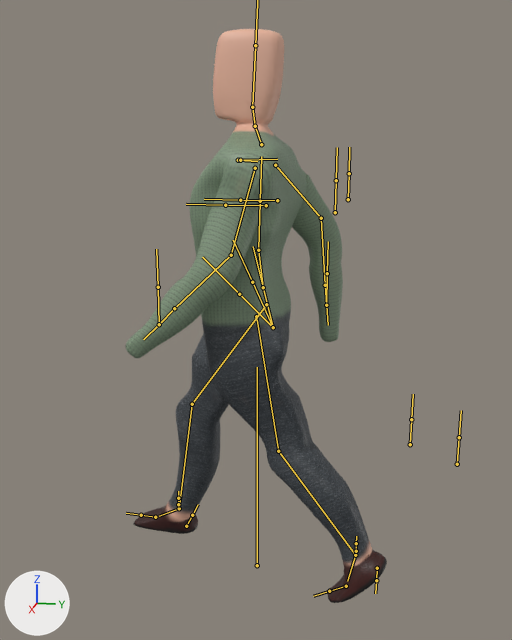
Renders of the FBX model GGJ21/Assets/Blender export/character.fbx from each side of a commit.
Both versions are drawn from a 50 mm camera at (2.48, 0.49, 1.63) aimed at (-0.03, -0.01, 1.0). Lighting does not change. The marker at lower left points along +X, +Y and +Z. Both versions are drawn at frame 1 of the action 'metarig|walk'; the numbers are the values there. The bones that bend it are drawn over the model as lines.

The first picture shows 'torso'.
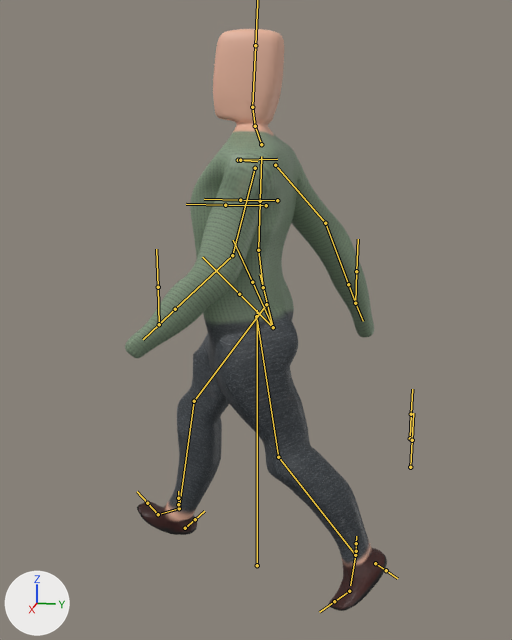
Changed parts and their boxes [x1, y1, x2, y2] in the pictures (512 x 640 px):
```json
{"object": "torso", "change": "posed", "before": [125, 29, 387, 603], "after": [125, 29, 387, 611]}
{"bone": "upper_arm.L", "before": "(255, 168) to (231, 255)", "after": "(255, 168) to (232, 255)"}
{"bone": "upper_arm.R", "before": "(275, 165) to (321, 218)", "after": "(275, 165) to (325, 223)"}
{"bone": "forearm.R", "before": "(321, 218) to (325, 285)", "after": "(325, 223) to (348, 284)"}
{"bone": "thigh.L", "before": "(256, 316) to (278, 451)", "after": "(256, 316) to (278, 457)"}
{"bone": "shin.L", "before": "(278, 451) to (355, 555)", "after": "(278, 457) to (355, 555)"}
{"bone": "thigh.R", "before": "(266, 304) to (192, 404)", "after": "(266, 304) to (194, 401)"}
{"bone": "toe.R", "before": "(155, 517) to (141, 515)", "after": "(158, 514) to (147, 503)"}
```

The change, as JSON lines over the scene's bpy script:
```json
{"block": "bone_upper_arm_l", "where": "bone_upper_arm_l = bpy.data.objects['metarig'].pose.bones['upper_arm.L']  # child of 'shoulder.L'"}
{"op": "set", "path": "bone_upper_arm_l.rotation_quaternion", "old": "(0.896, 0.193, -0.017, -0.399)", "new": "(0.888, 0.168, -0.058, -0.424)", "note": "degrees (21, 7, -47) -> degrees (20, 2, -51)"}
{"block": "bone_upper_arm_r", "where": "bone_upper_arm_r = bpy.data.objects['metarig'].pose.bones['upper_arm.R']  # child of 'shoulder.R'"}
{"op": "set", "path": "bone_upper_arm_r.rotation_quaternion", "old": "(0.845, -0.079, -0.44, 0.293)", "new": "(0.889, -0.274, -0.073, 0.359)", "note": "degrees (-33, -44, 52) -> degrees (-33, 4, 43)"}
{"block": "bone_forearm_r", "where": "bone_forearm_r = bpy.data.objects['metarig'].pose.bones['forearm.R']  # child of 'upper_arm.R'"}
{"op": "set", "path": "bone_forearm_r.rotation_quaternion", "old": "(0.982, 0.183, 0.004, 0.048)", "new": "(1.0, -0.005, 0.0, -0.001)", "note": "degrees (21, -1, 6) -> degrees (-1, 0, 0)"}
{"block": "bone_thigh_l", "where": "bone_thigh_l = bpy.data.objects['metarig'].pose.bones['thigh.L']  # child of 'spine'"}
{"op": "set", "path": "bone_thigh_l.rotation_quaternion", "old": "(0.991, 0.128, -0.003, -0.03)", "new": "(0.949, 0.105, -0.269, -0.125)", "note": "degrees (15, 0, -3) -> degrees (18, -29, -20)"}
{"block": "bone_shin_l", "where": "bone_shin_l = bpy.data.objects['metarig'].pose.bones['shin.L']  # child of 'thigh.L'"}
{"op": "set", "path": "bone_shin_l.rotation_quaternion", "old": "(0.99, 0.14, 0.0, -0.01)", "new": "(0.99, 0.138, 0.0, -0.022)", "note": "degrees (16, 0, -1) -> degrees (16, 0, -2)"}
{"block": "bone_thigh_r", "where": "bone_thigh_r = bpy.data.objects['metarig'].pose.bones['thigh.R']  # child of 'spine'"}
{"op": "set", "path": "bone_thigh_r.rotation_quaternion", "old": "(0.966, -0.259, -0.018, 0.002)", "new": "(0.958, -0.263, 0.115, -0.003)", "note": "degrees (-30, -2, 1) -> degrees (-31, 13, -4)"}
{"block": "bone_toe_r", "where": "bone_toe_r = bpy.data.objects['metarig'].pose.bones['toe.R']  # child of 'foot.R'"}
{"op": "set", "path": "bone_toe_r.rotation_quaternion", "old": "(1.0, 0.0, 0.0, 0.0)", "new": "(0.952, 0.305, -0.002, 0.003)", "note": "degrees (0, 0, 0) -> degrees (36, 0, 0)"}
```
